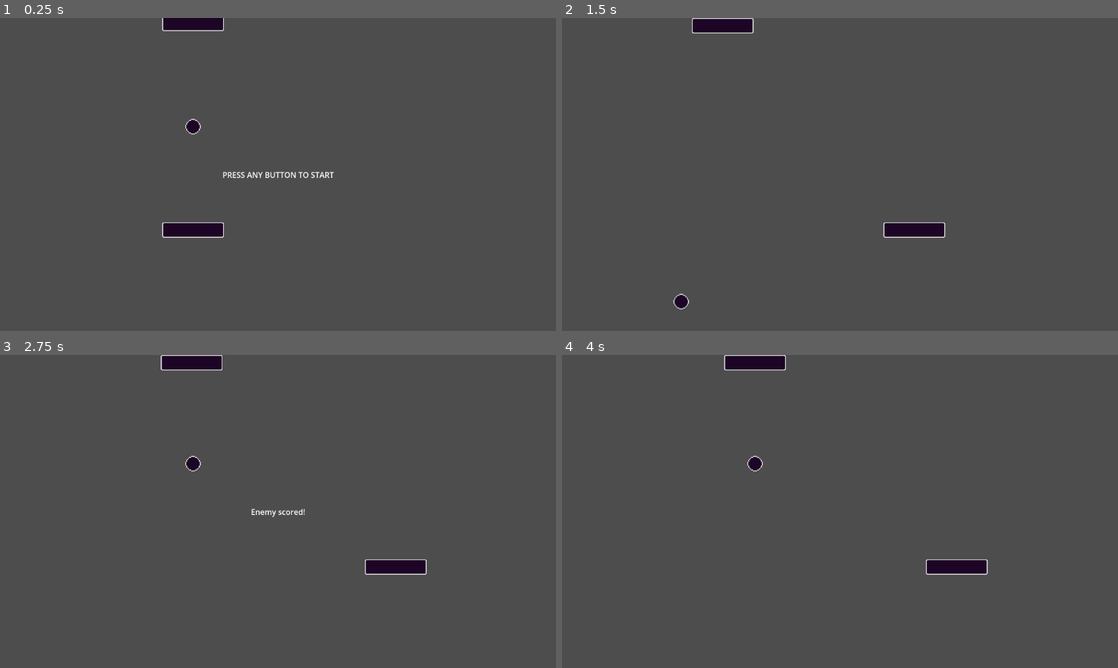
Above: before the commit, frames 1-4 (two rows, left to right).
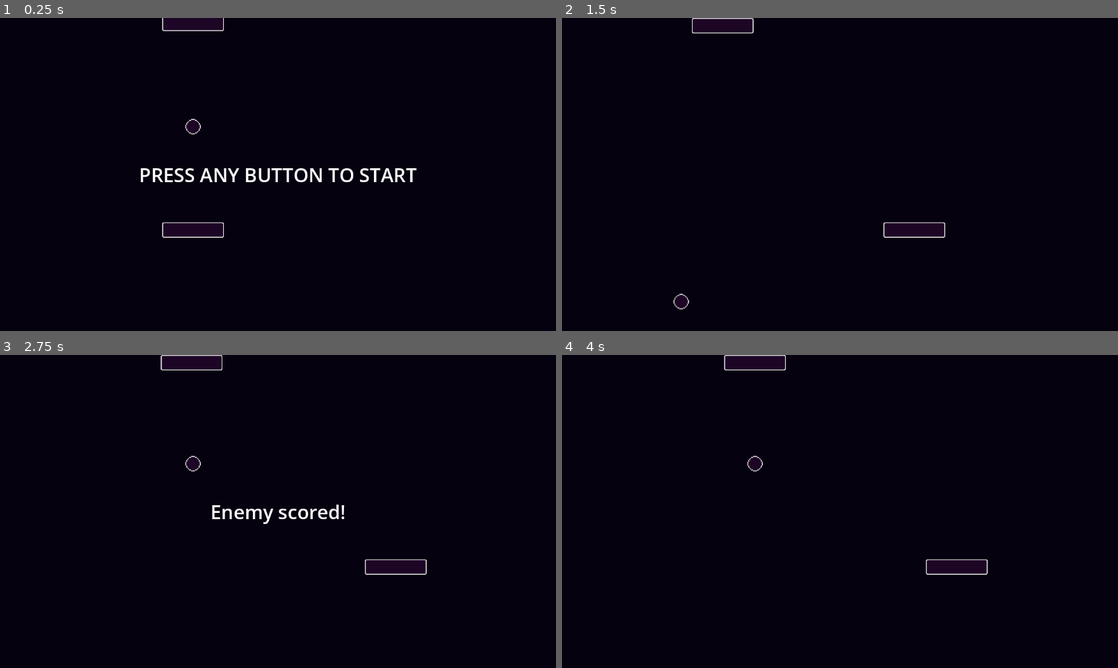
Above: after the commit, the same moments.

Repository: Efunim/Ping-Pong
Game: Godot game, scene res://scenes/levels/main.tscn
The game is run twice, just before and just after one commit, with the same random seed, the same clock (stepped at 60 frames per second) and the same inputs.
Inputs:
- Up to frame 1 (0.25 s): no input
- Up to frame 2 (1.5 s): tap Enter at 0.5 s; hold D (move_right) 0.53-1.28 s; hold A (move_left) from 1.28 s (still down)
- Up to frame 3 (2.75 s): release A (move_left) at 2.03 s; hold D (move_right) from 2.03 s (still down)
- Up to frame 4 (4 s): tap Space at 3.5 s; release D (move_right) at 3.53 s; hold A (move_left) from 3.53 s (still down)

The runs differ from the first frame. In frame 1, 99% of the frame differs, in the area x 0-100%, y 0-100%; in frame 2, 99%; in frame 3, 99%; in frame 4, 99%.

Commit message:
feat: implemented pause

Diff:
--- a/scenes/levels/main.tscn
+++ b/scenes/levels/main.tscn
@@ -21,6 +21,11 @@
 
 [sub_resource type="SystemFont" id="SystemFont_j4d2a"]
 font_names = PackedStringArray("Fixedsys Excelsior 3.01")
+msdf_pixel_range = 20
+msdf_size = 50
+
+[sub_resource type="CanvasTexture" id="CanvasTexture_j4d2a"]
+specular_color = Color(0.022612652, 0.0007613924, 0.075112365, 1)
 
 [node name="Main" type="Node" unique_id=936922932]
 process_mode = 3
@@ -100,6 +105,7 @@
 shape = SubResource("RectangleShape2D_j4d2a")
 
 [node name="OverlayText" type="CanvasLayer" parent="." unique_id=1117576807]
+process_mode = 1
 
 [node name="Label" type="Label" parent="OverlayText" unique_id=1123112081]
 anchors_preset = 8
@@ -116,11 +122,35 @@
 size_flags_horizontal = 6
 size_flags_vertical = 6
 theme_override_fonts/font = SubResource("SystemFont_j4d2a")
+theme_override_font_sizes/font_size = 40
 text = "TEXT"
 metadata/_edit_use_anchors_ = true
 
 [node name="ShowOverlayTimeout" type="Timer" parent="." unique_id=463740051]
 wait_time = 2.0
+one_shot = true
+
+[node name="UI" type="CanvasLayer" parent="." unique_id=10136727]
+process_mode = 1
+layer = -1
+
+[node name="PlayerScoreLabel" type="Label" parent="UI" unique_id=737620239]
+offset_right = 40.0
+offset_bottom = 23.0
+
+[node name="EnemyScoreLabel" type="Label" parent="UI" unique_id=655039406]
+offset_right = 40.0
+offset_bottom = 23.0
+
+[node name="TextureRect" type="TextureRect" parent="UI" unique_id=873427247]
+modulate = Color(0.024889119, 0.0034438109, 0.057935797, 1)
+anchors_preset = 15
+anchor_right = 1.0
+anchor_bottom = 1.0
+grow_horizontal = 2
+grow_vertical = 2
+texture = SubResource("CanvasTexture_j4d2a")
+expand_mode = 2
 
 [connection signal="timeout" from="ResetBallTimeout" to="." method="_on_reset_ball_timeout_timeout"]
 [connection signal="timeout" from="PauseTimeout" to="." method="_on_pause_timeout_timeout"]
--- a/scripts/main.gd
+++ b/scripts/main.gd
@@ -7,7 +7,7 @@
 @onready var pause_timer: Timer = $PauseTimeout
 @onready var overlay: Label = $OverlayText/Label
 
-enum states { ON_HOLD, PLAYING, PAUSED, GAME_END }
+enum states { NOT_STARTED, ON_HOLD, PLAYING, PAUSED}
 var current_state
 
 var player_score: int = 0
@@ -33,13 +33,13 @@
 	$Ball.position.x = center_x
 	$Ball.position.y = screen_size.y / 2
 
-	current_state = states.ON_HOLD
+	current_state = states.NOT_STARTED
 	overlay.text = "PRESS ANY BUTTON TO START"
 	get_tree().paused = true
 
 
 func start_game() -> void:
-	overlay.visible = false
+	hide_overlay()
 	$Ball.launch(direction_y)
 	current_state = states.PLAYING
 	get_tree().paused = false
@@ -47,12 +47,34 @@
 
 
 func _unhandled_key_input(_event: InputEvent) -> void:
+	print(current_state)
+
 	match current_state:
+		states.NOT_STARTED:
+			start_game()
+
+		states.PAUSED:
+			if _event.is_action_pressed("ui_pause"):
+				resume_game()
+
 		states.ON_HOLD:
-			start_game()
-		states.PAUSED:
 			pass
 
+		_:
+			if _event.is_action_pressed("ui_pause"):
+				pause_game()
+
+
+func pause_game() -> void:
+	print("pause")
+	current_state = states.PAUSED
+	get_tree().paused = true
+	show_overlay("PAUSED")
+
+func resume_game() -> void:
+	current_state = states.PLAYING
+	get_tree().paused = false
+	hide_overlay()
 
 func _on_pause_timeout_timeout() -> void:
 	current_state = states.PLAYING
@@ -62,21 +84,20 @@
 
 func _on_player_border_body_entered(_body: Node2D) -> void:
 	enemy_score += 1
-
-	show_overlay("Enemy scored!")
-	$ShowOverlayTimeout.start()
-
-	direction_y = -1
-	reset_ball()
+	on_body_score(-1, "Enemy")
 
 
 func _on_enemy_border_body_entered(_body: Node2D) -> void:
 	player_score += 1
+	on_body_score(1, "Player")
 
-	show_overlay("Player scored!")
+# direction should be either 1 (for direction to bottom) or -1 (upwards)
+func on_body_score(new_direction: int, entity: String) -> void:
+	show_overlay("%s scored!" % entity)
 	$ShowOverlayTimeout.start()
+	current_state = states.ON_HOLD
 
-	direction_y = 1
+	direction_y = new_direction
 	reset_ball()
 
 
@@ -89,6 +110,7 @@
 
 func _on_reset_ball_timeout_timeout() -> void:
 	$Ball.launch(direction_y)
+	current_state = states.PLAYING
 
 
 # Methods for overlay text
